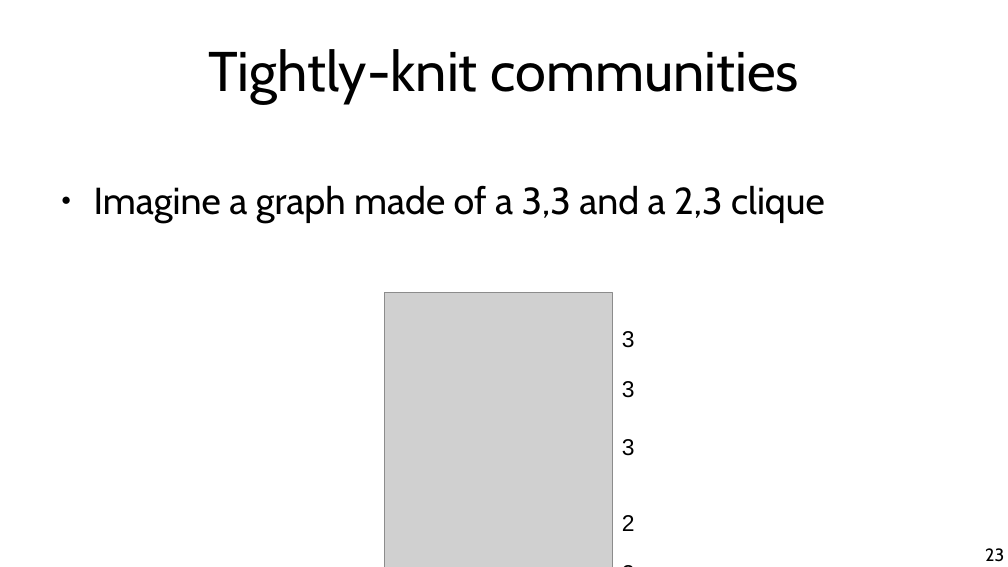
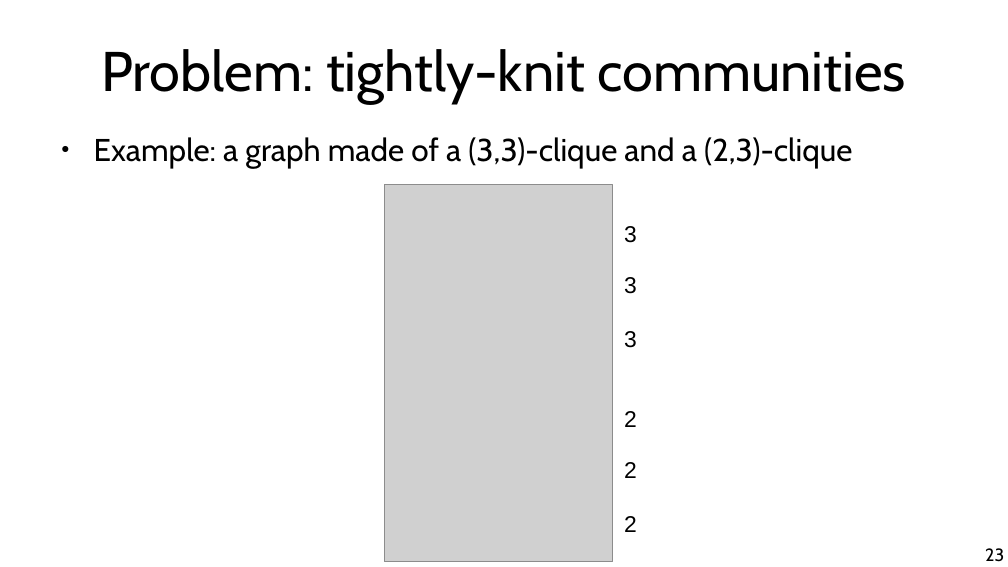
Before and after one commit to chatox/networks-science-course, a slide deck: slide 23 of theory/tt09_centrality.odp. Drawn at 1008x567 pixels with LibreOffice and Linux fonts; fonts in the diff are those of the drawing; grey boxes stand for pictures. Boxes give left, top, right and bottom in pixels: in the first picture for what was removed or moved away, otherwise in the second. Text is boxed around its words. In the diff, an @@ line names an element or a change of style, - is before the commit and + after.

```diff
--- a/theory/tt09_centrality.odp
+++ b/theory/tt09_centrality.odp
@@ title at [101,49,906,103]: text changed @@
-Tightly-knit communities
+Problem: tightly-knit communities
@@ text at [94,137,852,168]: text changed; size 29.6 to 24.8 pt @@
-● Imagine a graph made of a 3,3 and a 2,3 clique
+● Example: a graph made of a (3,3)-clique and a (2,3)-clique
@@ picture: place and size @@
-picture at [384,293,613,567]
+picture at [384,185,613,562]
@@ text "3": place and size @@
-text "3" at [622,439,635,456]
+text "3" at [624,226,637,243]
@@ text "3": place and size @@
-text "3" at [622,381,635,398]
+text "3" at [624,277,637,294]
@@ text added at [624,411,637,427], 18 pt, text #000000 @@
+2
@@ text "2" rewrapped from [613,554,644,567] to [624,462,637,478] @@
```
Also in this commit, not shown: 8 other slides changed, 30 slides added, 2 slides removed.
